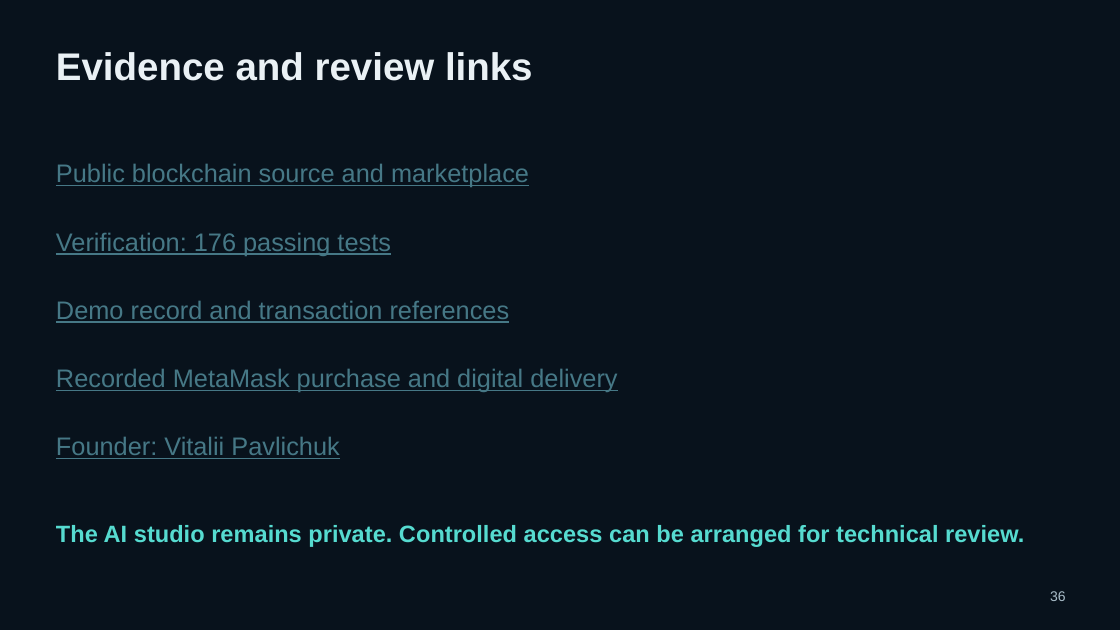
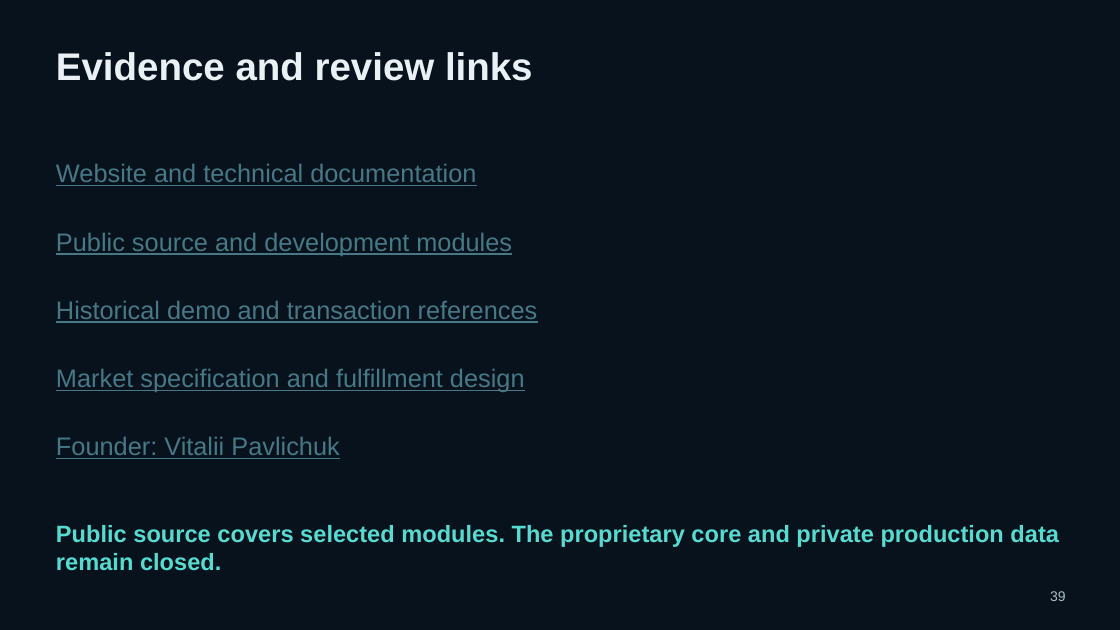
Before and after one commit to pavlichuckcrypt-maker/Vantemio, a slide deck: slide 39 of docs/pitch/Vantemio_Presentation_2026-10-05.pptx (slide 36 before the commit). Drawn at 1120x630 pixels with LibreOffice and Linux fonts; fonts in the diff are those of the drawing. Boxes give left, top, right and bottom in pixels: in the first picture for what was removed or moved away, otherwise in the second. Text is boxed around its words. In the diff, an @@ line names an element or a change of style, - is before the commit and + after.

Commit message:
Update Vantemio pitch and funding scenarios
8 October 2026 presentation: current development status, deployment profiles, Market service acceptance, Donations and planned AI avatars, $150k solo / $400k team funding and DGX Spark AI offload. Preserve stable pitch paths. Expected performance improvements are validation targets.

```diff
--- a/docs/pitch/Vantemio_Presentation_2026-10-05.pptx
+++ b/docs/pitch/Vantemio_Presentation_2026-10-05.pptx
@@ text at [56,164,476,186]: text changed @@
-Public blockchain source and marketplace
+Website and technical documentation
@@ text at [56,233,512,256]: text changed @@
-Verification: 176 passing tests
+Public source and development modules
@@ text at [56,301,538,323]: text changed @@
-Demo record and transaction references
+Historical demo and transaction references
@@ text at [56,369,525,392]: text changed @@
-Recorded MetaMask purchase and digital delivery
+Market specification and fulfillment design
@@ text at [56,525,1059,571]: text changed @@
-The AI studio remains private. Controlled access can be arranged for technical review.
+Public source covers selected modules. The proprietary core and private production data remain closed.
```
Also in this commit, not shown: 27 other slides changed, 8 slides added, 5 slides removed, 1 other file.
